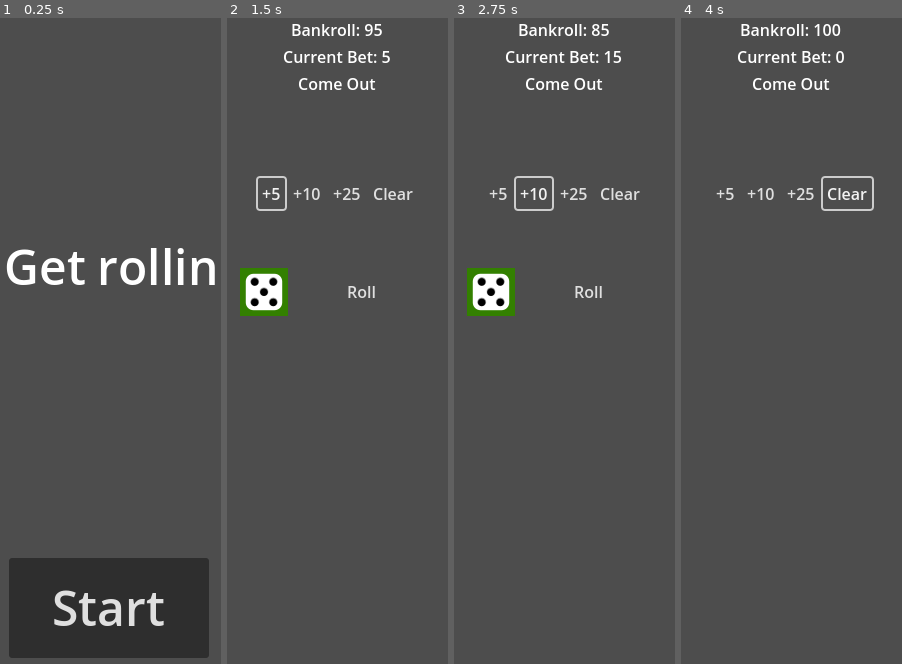
Above: before the commit, frames 1-4 (left to right).
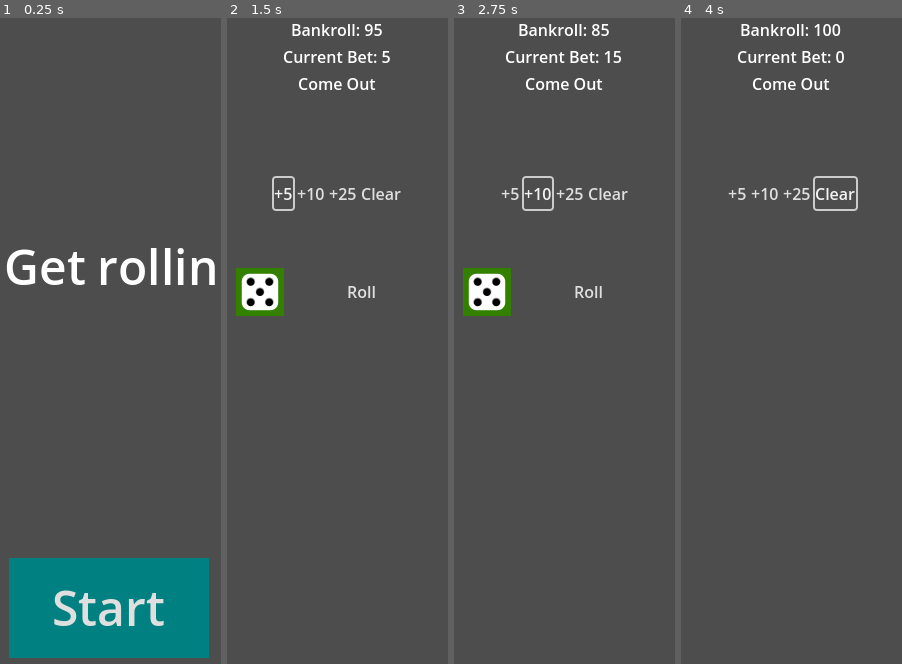
Above: after the commit, the same moments.

Repository: asarenski/godotCraps
Game: Godot game, scene res://src/scenes/main.tscn
The game is run twice, just before and just after one commit, with the same random seed, the same clock (stepped at 60 frames per second) and the same inputs.
Inputs:
- Up to frame 1 (0.25 s): no input
- Up to frame 2 (1.5 s): click "Start" at 0.5 s; click "+5" at 1.25 s
- Up to frame 3 (2.75 s): click "+10" at 2 s
- Up to frame 4 (4 s): click "+25" at 2.75 s; click "Clear" at 3.5 s

The runs differ from the first frame. In frame 1, 13% of the frame differs, in the area x 4-95%, y 83-100%; in frame 2, 1.7%; in frame 3, 1.6%; in frame 4, 0.9%.

Commit message:
applied theme

Diff:
--- a/src/scenes/main.tscn
+++ b/src/scenes/main.tscn
@@ -1,10 +1,29 @@
-[gd_scene load_steps=6 format=3 uid="uid://cnb5a5dss37ra"]
+[gd_scene load_steps=16 format=3 uid="uid://cnb5a5dss37ra"]
 
 [ext_resource type="Script" uid="uid://de8j43oipll30" path="res://src/scenes/start.gd" id="2_5dlwx"]
+[ext_resource type="Theme" uid="uid://dy8clll3j6hdj" path="res://src/themes/default_theme.tres" id="2_dbro3"]
 [ext_resource type="Texture2D" uid="uid://dplf5v8v5jemv" path="res://src/assets/die.svg" id="3_dbro3"]
 [ext_resource type="Script" uid="uid://cldhvrrwohw24" path="res://src/scenes/hud.gd" id="3_o81g6"]
 [ext_resource type="Script" uid="uid://cf3y40wpfi08j" path="res://src/dice_roller/dice_roller.gd" id="4_5dlwx"]
 [ext_resource type="Script" uid="uid://gi80v51vaumc" path="res://src/state/state_manager.gd" id="5_o81g6"]
+
+[sub_resource type="Theme" id="Theme_dbro3"]
+
+[sub_resource type="Theme" id="Theme_2lg1k"]
+
+[sub_resource type="Theme" id="Theme_5lsyw"]
+
+[sub_resource type="Theme" id="Theme_kokaf"]
+
+[sub_resource type="Theme" id="Theme_lp058"]
+
+[sub_resource type="Theme" id="Theme_24j03"]
+
+[sub_resource type="Theme" id="Theme_p1ia5"]
+
+[sub_resource type="Theme" id="Theme_kbdt0"]
+
+[sub_resource type="Theme" id="Theme_4rjby"]
 
 [node name="main" type="Node"]
 
@@ -23,6 +42,7 @@
 offset_bottom = -38.0
 grow_horizontal = 2
 grow_vertical = 2
+theme = ExtResource("2_dbro3")
 theme_override_font_sizes/font_size = 48
 text = "Get rollin"
 horizontal_alignment = 1
@@ -40,6 +60,7 @@
 offset_bottom = -40.0
 grow_horizontal = 2
 grow_vertical = 0
+theme = ExtResource("2_dbro3")
 theme_override_font_sizes/font_size = 48
 text = "Start"
 metadata/_edit_use_anchors_ = true
@@ -56,25 +77,30 @@
 offset_bottom = -129.0
 grow_horizontal = 2
 grow_vertical = 2
+theme = ExtResource("2_dbro3")
 alignment = 1
 
 [node name="Bet5" type="Button" parent="HUD/BetButtons"]
 layout_mode = 2
+theme = SubResource("Theme_dbro3")
 text = "+5"
 flat = true
 
 [node name="Bet10" type="Button" parent="HUD/BetButtons"]
 layout_mode = 2
+theme = SubResource("Theme_2lg1k")
 text = "+10"
 flat = true
 
 [node name="Bet25" type="Button" parent="HUD/BetButtons"]
 layout_mode = 2
+theme = SubResource("Theme_5lsyw")
 text = "+25"
 flat = true
 
 [node name="ClearBet" type="Button" parent="HUD/BetButtons"]
 layout_mode = 2
+theme = SubResource("Theme_kokaf")
 text = "Clear"
 flat = true
 
@@ -90,6 +116,7 @@
 offset_bottom = 4.0
 grow_horizontal = 2
 grow_vertical = 2
+theme = ExtResource("2_dbro3")
 text = "Roll"
 icon = ExtResource("3_dbro3")
 flat = true
@@ -102,21 +129,25 @@
 offset_right = -1.0
 offset_bottom = 117.0
 grow_horizontal = 2
+theme = ExtResource("2_dbro3")
 alignment = 1
 vertical = true
 
 [node name="Bankroll" type="Label" parent="HUD/HUDTop"]
 layout_mode = 2
+theme = SubResource("Theme_lp058")
 text = "Bankroll: 0"
 horizontal_alignment = 1
 
 [node name="Bet" type="Label" parent="HUD/HUDTop"]
 layout_mode = 2
+theme = SubResource("Theme_24j03")
 text = "Current Bet: 0"
 horizontal_alignment = 1
 
 [node name="Phase" type="Label" parent="HUD/HUDTop"]
 layout_mode = 2
+theme = SubResource("Theme_p1ia5")
 text = "Phase or Point"
 horizontal_alignment = 1
 
@@ -132,16 +163,19 @@
 grow_horizontal = 2
 grow_vertical = 0
 size_flags_vertical = 4
+theme = ExtResource("2_dbro3")
 alignment = 1
 vertical = true
 
 [node name="DiceResult" type="Label" parent="HUD/Results"]
 layout_mode = 2
+theme = SubResource("Theme_kbdt0")
 text = "Dice Result"
 horizontal_alignment = 1
 
 [node name="RoundResult" type="Label" parent="HUD/Results"]
 layout_mode = 2
+theme = SubResource("Theme_4rjby")
 text = "Round Result"
 horizontal_alignment = 1
 
--- a/src/themes/default_theme.tres
+++ b/src/themes/default_theme.tres
@@ -1,3 +1,15 @@
-[gd_resource type="Theme" format=3 uid="uid://dy8clll3j6hdj"]
+[gd_resource type="Theme" load_steps=4 format=3 uid="uid://dy8clll3j6hdj"]
+
+[sub_resource type="StyleBoxFlat" id="StyleBoxFlat_lq8tu"]
+bg_color = Color(0, 0.476863, 0.476863, 1)
+
+[sub_resource type="StyleBoxFlat" id="StyleBoxFlat_u5agi"]
+bg_color = Color(0, 0.501961, 0.501961, 1)
+
+[sub_resource type="StyleBoxFlat" id="StyleBoxFlat_7n8gp"]
+bg_color = Color(0, 0.451765, 0.451765, 1)
 
 [resource]
+Button/styles/hover = SubResource("StyleBoxFlat_lq8tu")
+Button/styles/normal = SubResource("StyleBoxFlat_u5agi")
+Button/styles/pressed = SubResource("StyleBoxFlat_7n8gp")
--- a/src/tools/theme.gd
+++ b/src/tools/theme.gd
@@ -8,5 +8,26 @@
 func setup():
 	set_save_path("res://src/themes/default_theme.tres")
 
+var button_color = Color.TEAL
+var button_hover_color = button_color.darkened(0.05)
+var button_pressed_color = button_color.darkened(0.1)
+
 func define_theme():
-	pass
+	# ...
+	var button_style = stylebox_flat({
+		bg_color = button_color,
+	})
+
+	var button_hover_style = inherit(button_style, {
+		bg_color = button_hover_color
+	})
+
+	var button_pressed_style = inherit(button_style, {
+		bg_color = button_pressed_color
+	})
+
+	define_style("Button", {
+		normal = button_style,
+		hover = button_hover_style,
+		pressed = button_pressed_style
+	})
